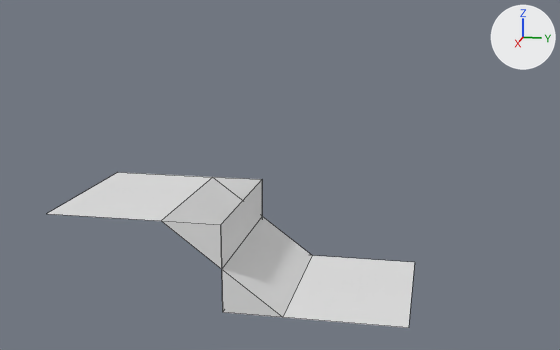
What one commit did to the Blender file GMTK_GameJam_2022/RawModels/World_Simple.blend.
The view is the same before and after, from a camera (50 mm lens) standing at (4.3, 1.08, 1.23) and looking at (0.48, 0.31, 0.28). Every picture has the same lights, and +X, +Y and +Z are marked at upper right. Mesh edges are drawn as thin lines.

The first picture shows 'LowerWall', 'Stairs2x1'.
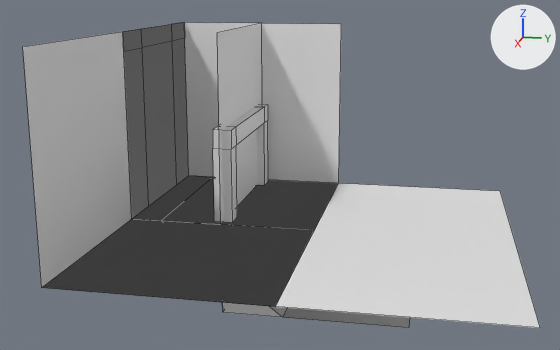
Boxes (x1, y1, x2, y2) around the edits, measured in the pictures (560 x 350 px):
'Wall2x1', shown
    after: (23, 23, 314, 307)
'FloorPlane2x2', shown
    after: (276, 183, 540, 328)
'Corner1x1', shown
    after: (184, 22, 341, 183)
'Door1x1', shown
    after: (123, 23, 338, 230)
'SingleWall', added
    after: (217, 23, 262, 224)
'Railing', shown
    after: (213, 104, 268, 222)
'Wall1x1', shown
    after: (128, 24, 184, 211)
'Stairs2x1', unchanged, covered by the edit
    before: (47, 172, 415, 328)
    after: (133, 176, 410, 328)
'LowerWall', unchanged, covered by the edit
    before: (221, 180, 262, 268)

Edits to the bpy script that builds the scene:
```text
Add me_singlewall:
    me_singlewall.from_pydata([(-0.5, 0.0, 1.0), (0.5, 0.0, 0.0), (0.5, 0.0, 1.0), (-0.5, 0.0, 0.0)], [], [(3, 0, 2, 1)])
Change ob_floorplane2x2:
    remove ob_floorplane2x2.hide_set(True)
Change ob_corner1x1:
    remove ob_corner1x1.hide_set(True)
Change ob_wall1x1:
    remove ob_wall1x1.hide_set(True)
Change ob_wall2x1:
    remove ob_wall2x1.hide_set(True)
Change ob_door1x1:
    remove ob_door1x1.hide_set(True)
Change ob_railing:
    remove ob_railing.hide_set(True)
Add ob_singlewall:
    ob_singlewall = bpy.data.objects.new('SingleWall', me_singlewall)
    ob_singlewall.location = (0.0, 0.0, 0.0)
```
